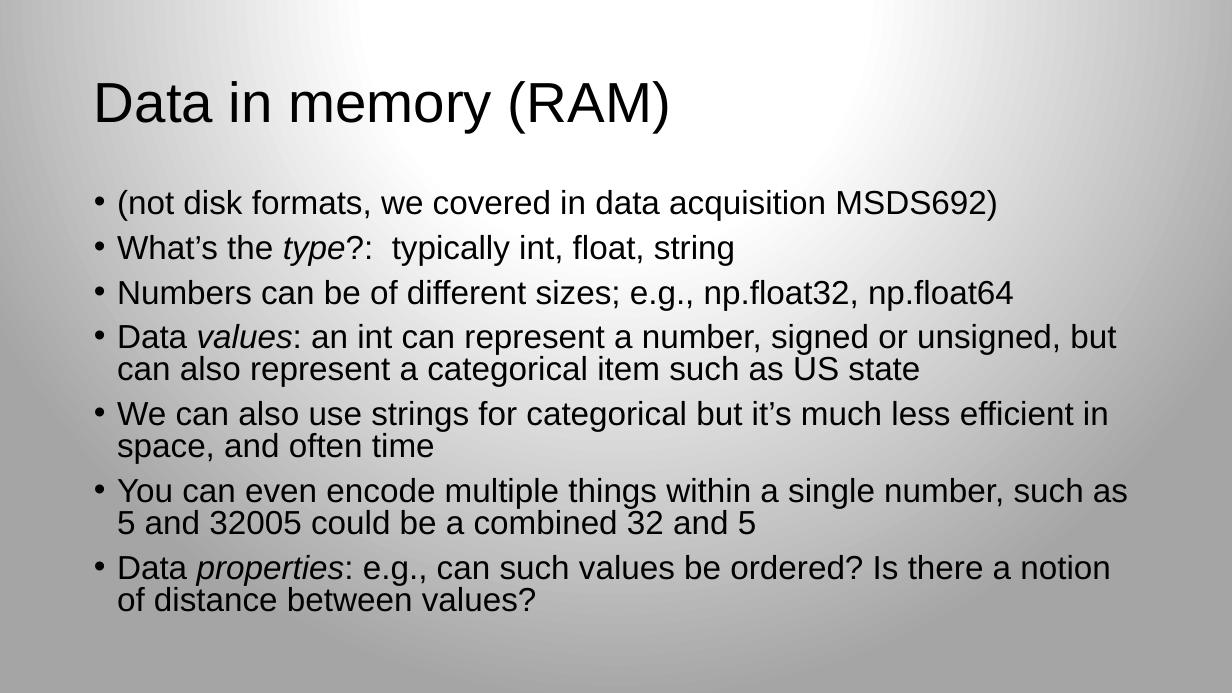
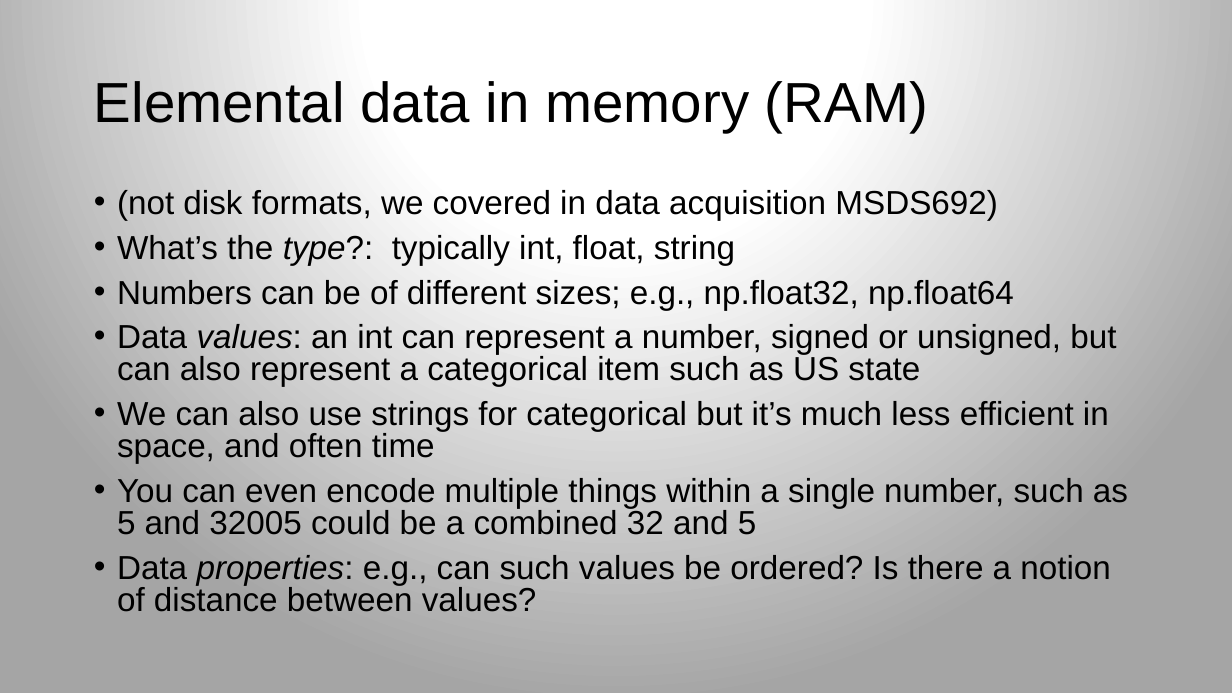
Before and after one commit to parrt/msds689, a slide deck: slide 6 of notes/core-data-structures.pptx (slide 3 before the commit). Drawn at 1232x693 pixels with LibreOffice and Linux fonts; fonts in the diff are those of the drawing; background and template pictures are left out. Boxes give left, top, right and bottom in pixels: in the first picture for what was removed or moved away, otherwise in the second. Text is boxed around its words. In the diff, an @@ line names an element or a change of style, - is before the commit and + after.

```diff
--- a/notes/core-data-structures.pptx
+++ b/notes/core-data-structures.pptx
@@ title at [94, 81, 928, 132]: text changed @@
-Data in memory (RAM)
+Elemental data in memory (RAM)
```
Also in this commit, not shown: 8 other slides changed, 6 slides added, 2 slides removed, 4 other files.
